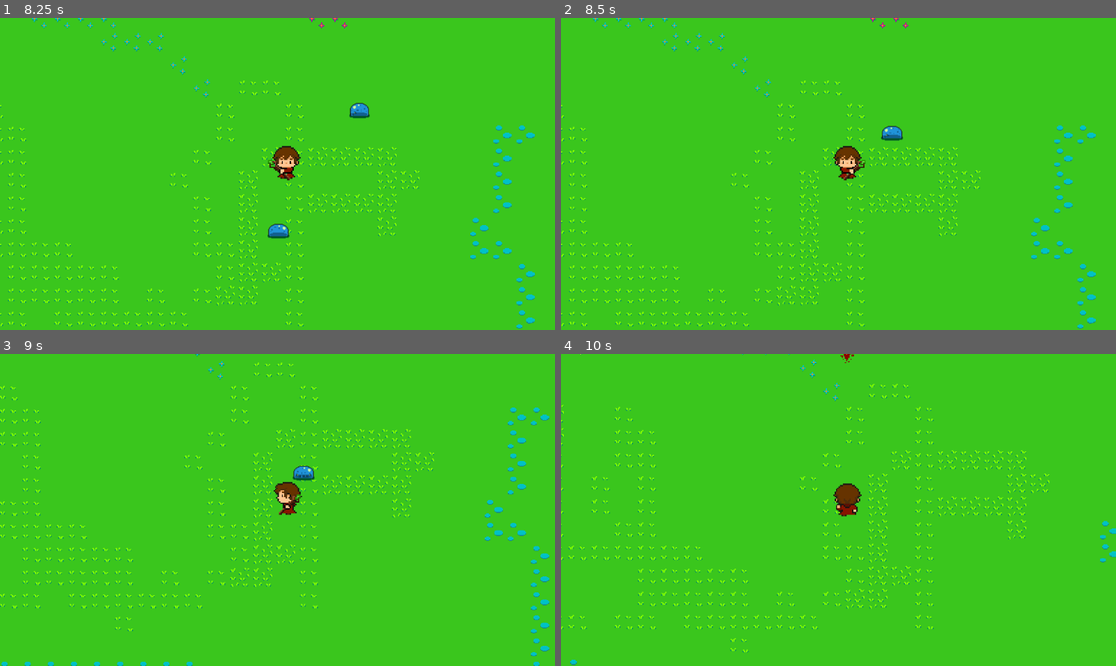
Above: before the commit, frames 1-4 (two rows, left to right).
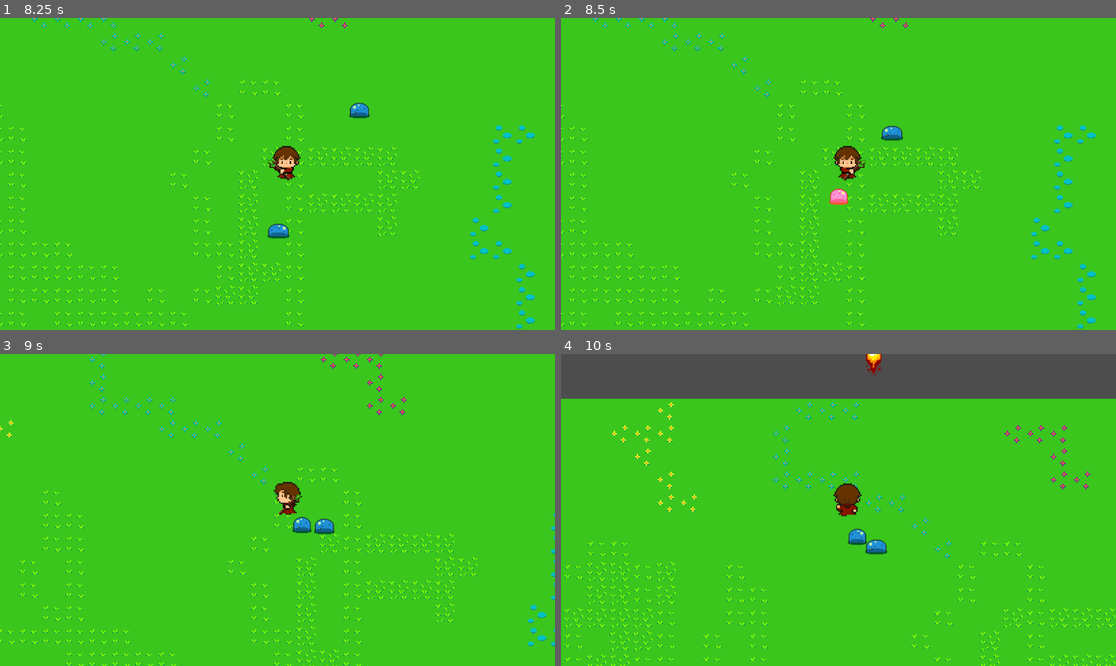
Above: after the commit, the same moments.

Repository: AlexGarciaPrada/Zelda-like-Game
Game: Godot game, scene res://PruebasAlex.tscn
Two runs of this game, one before a commit and one after it. Both use one fixed random seed, a clock stepped at 60 frames per second and the inputs below.
Inputs:
- Up to frame 1 (8.25 s): tap Enter at 0.5 s; hold Right (ui_right) 0.53-1.28 s; tap M (Attack) at 0.6, 1.35, 2.3, 3.05, 3.8, 4.35, 5.1, 6.05, 6.8, 7.55, 8.1 s; hold Down (ui_down) 1.28-2.03 s; hold Right (ui_right) 2.03-2.78 s; tap F (FireBall) at 2.1, 5.85 s; hold Up (ui_up) 2.78-3.53 s; tap I (Invisiblity) at 2.85, 6.6 s; hold Ctrl 3.53-4.28 s; hold Left (ui_left) 3.53-5.03 s; hold Down (ui_down) 5.03-5.78 s; hold Right (ui_right) 5.78-6.53 s; hold Up (ui_up) 6.53-7.28 s; hold Right (ui_right) 7.28-8.03 s; tap Ctrl at 7.35 s; hold Down (ui_down) from 8.03 s (still down)
- Up to frame 2 (8.5 s): keep holding Down (ui_down)
- Up to frame 3 (9 s): release Down (ui_down) at 8.78 s; hold Left (ui_left) from 8.78 s (still down); tap M (Attack) at 8.85 s
- Up to frame 4 (10 s): release Left (ui_left) at 9.53 s; hold Up (ui_up) from 9.53 s (still down); tap F (FireBall) at 9.6 s; tap M (Attack) at 9.8 s

Frame 1 is identical in both runs. In frame 2, 0.2% of the frame differs, in the area x 48-52%, y 54-60%; in frame 3, 6.2%; in frame 4, 20%, in the area x 0-100%, y 0-100%.

Commit message:
Fixed

Diff:
--- a/Enemies/enemy_proof.gd
+++ b/Enemies/enemy_proof.gd
@@ -3,10 +3,11 @@
 @onready var player = $"../Wizard"
 var speed = 200
 var range = 400
-var life = 1
+var life = 2
 var weapons_in_area = []
 var clue ="down"
 @onready var animation= $AnimatedSprite2D
+@onready var enemyarea=$Area2D
 func _on_area_2d_area_entered(area):
 	if area.is_in_group("Weapon"):
 		weapons_in_area.append(area)
@@ -16,9 +17,16 @@
 		if weapon.is_visible_in_tree():
 			life -= 1
 			weapons_in_area.erase(weapon)
+			if life >=1:
+				animation.modulate.r=255
+				await get_tree().create_timer(0.5).timeout
+				animation.modulate.r=1
 			break
+		else:
+			weapons_in_area.erase(weapon)
 	if life < 1:
 		queue_free()
+	_short_attack_area()
 	_movement()
 
 
@@ -27,6 +35,7 @@
 func _on_area_2d_area_exited(area):
 	if area.is_in_group("Weapon"):
 		weapons_in_area.erase(area)
+
 func _movement():
 	var distance_to_player = position.distance_to(player.position)
 	if distance_to_player <= range && !player.is_invisible:
@@ -47,3 +56,7 @@
 		elif direction.x < 0:
 			animation.play("walk left")
 			clue = "left"
+func _short_attack_area():
+	for weapon in enemyarea.get_overlapping_areas():
+		if weapon.is_in_group("ShortAttack") && !weapons_in_area.has(weapon) && !weapon.is_visible_in_tree():
+			weapons_in_area.append(weapon)
--- a/ShortAttack.tscn
+++ b/ShortAttack.tscn
@@ -3,12 +3,12 @@
 [sub_resource type="RectangleShape2D" id="RectangleShape2D_lwcj2"]
 size = Vector2(20, 8)
 
-[node name="ShortAttack" type="Node2D" groups=["Weapon"]]
+[node name="ShortAttack" type="Node2D" groups=["ShortAttack", "Weapon"]]
 
-[node name="Area2D" type="Area2D" parent="." groups=["Weapon"]]
+[node name="Area2D" type="Area2D" parent="." groups=["ShortAttack", "Weapon"]]
 collision_layer = 2
 collision_mask = 2
 
-[node name="CollisionShape2D" type="CollisionShape2D" parent="Area2D" groups=["Weapon"]]
+[node name="CollisionShape2D" type="CollisionShape2D" parent="Area2D" groups=["ShortAttack", "Weapon"]]
 position = Vector2(0, -4)
 shape = SubResource("RectangleShape2D_lwcj2")
